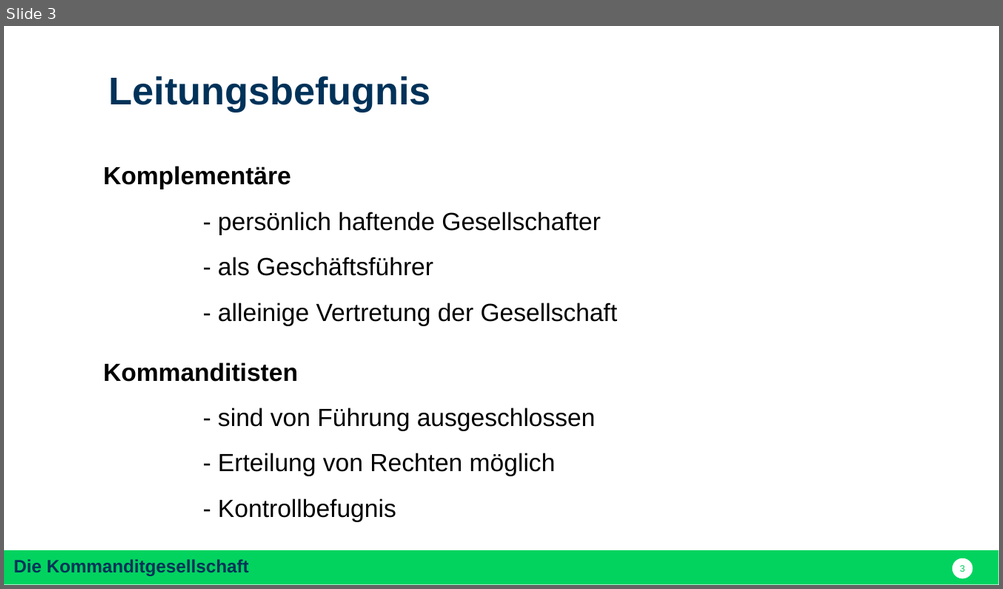
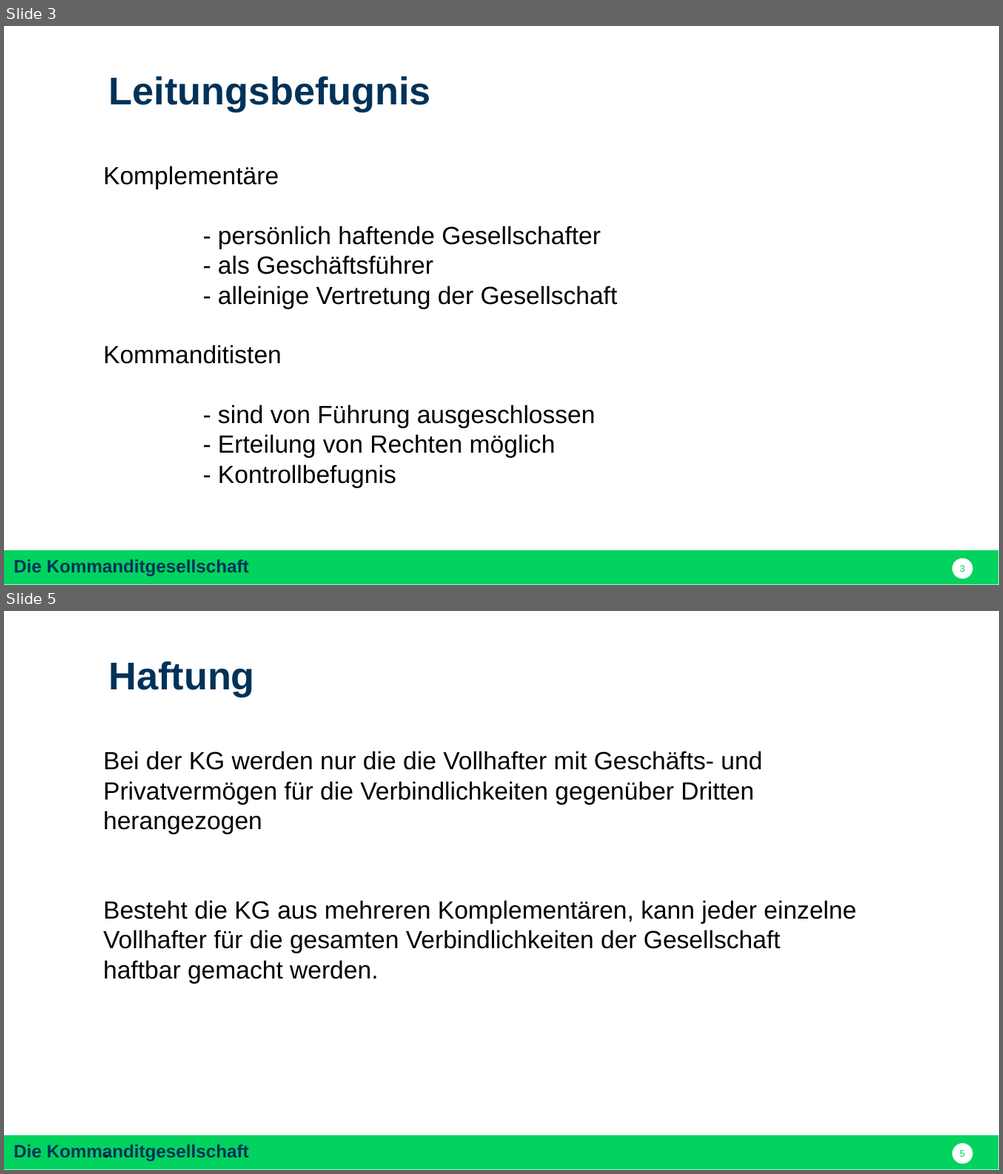
Before and after one commit to nodeg/exercises, a slide deck: Referat_BWP_KG_dom.pptx. Shown one above the other, each under a label of ours: slide 3 before the commit, slides 3 and 5 after it; the slides between them are not shown. The pictures are 1003x589 and 1003x1174 pixels, drawn with LibreOffice and Linux fonts; fonts in the diff are those of the drawing. Boxes give left, top, right and bottom in pixels: in the first picture for what was removed or moved away, otherwise in the second. Text is boxed around its words. In the diff, an @@ line names an element or a change of style, - is before the commit and + after.

Commit message:
Mein Senf
Habe Gründung, Haftung und Quellen hinzugefügt

```diff
--- a/Referat_BWP_KG_dom.pptx
+++ b/Referat_BWP_KG_dom.pptx
@@ slide 5 added at (4, 611, 999, 1170), background #FFFFFF; not listed: 2 template elements that a slide beside it also shows @@
@@ text added at (109, 661, 255, 697), 28 pt, text #003259, bold @@
+Haftung
@@ text added at (103, 751, 856, 983), 18 pt, text #000000 @@
+Bei der KG werden nur die die Vollhafter mit Geschäfts- und Privatvermögen für die Verbindlichkeiten gegenüber Dritten herangezogen
+Besteht die KG aus mehreren Komplementären, kann jeder einzelne Vollhafter für die gesamten Verbindlichkeiten der Gesellschaft haftbar gemacht werden.
+.
@@ slide 3 changed as well @@
@@ text "Komplementäre" at (103, 166, 617, 488): bold off in "Komplementäre", "Kommanditisten"; less space between paragraphs @@
```
Also in this commit, not shown: 7 other slides changed, 1 other slide added.
